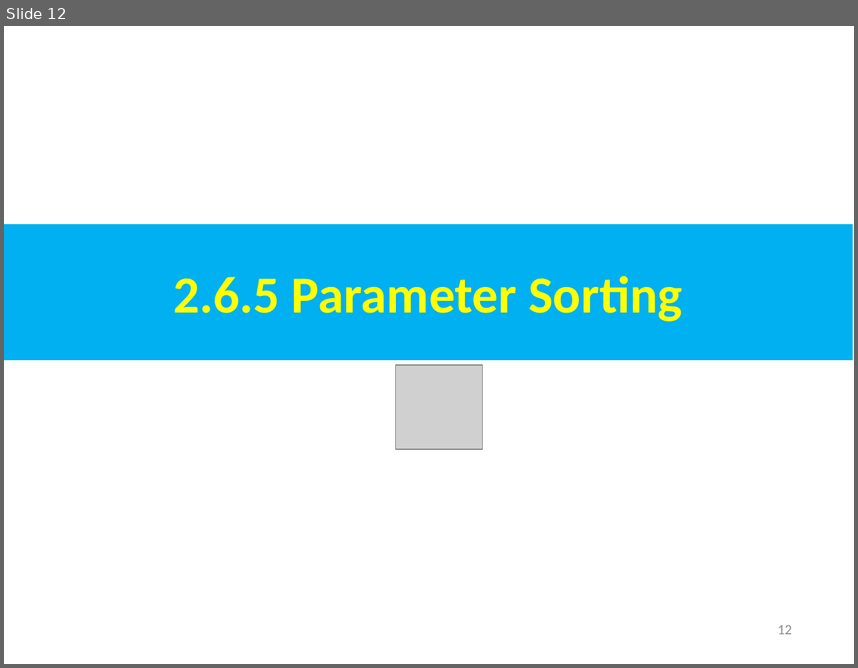
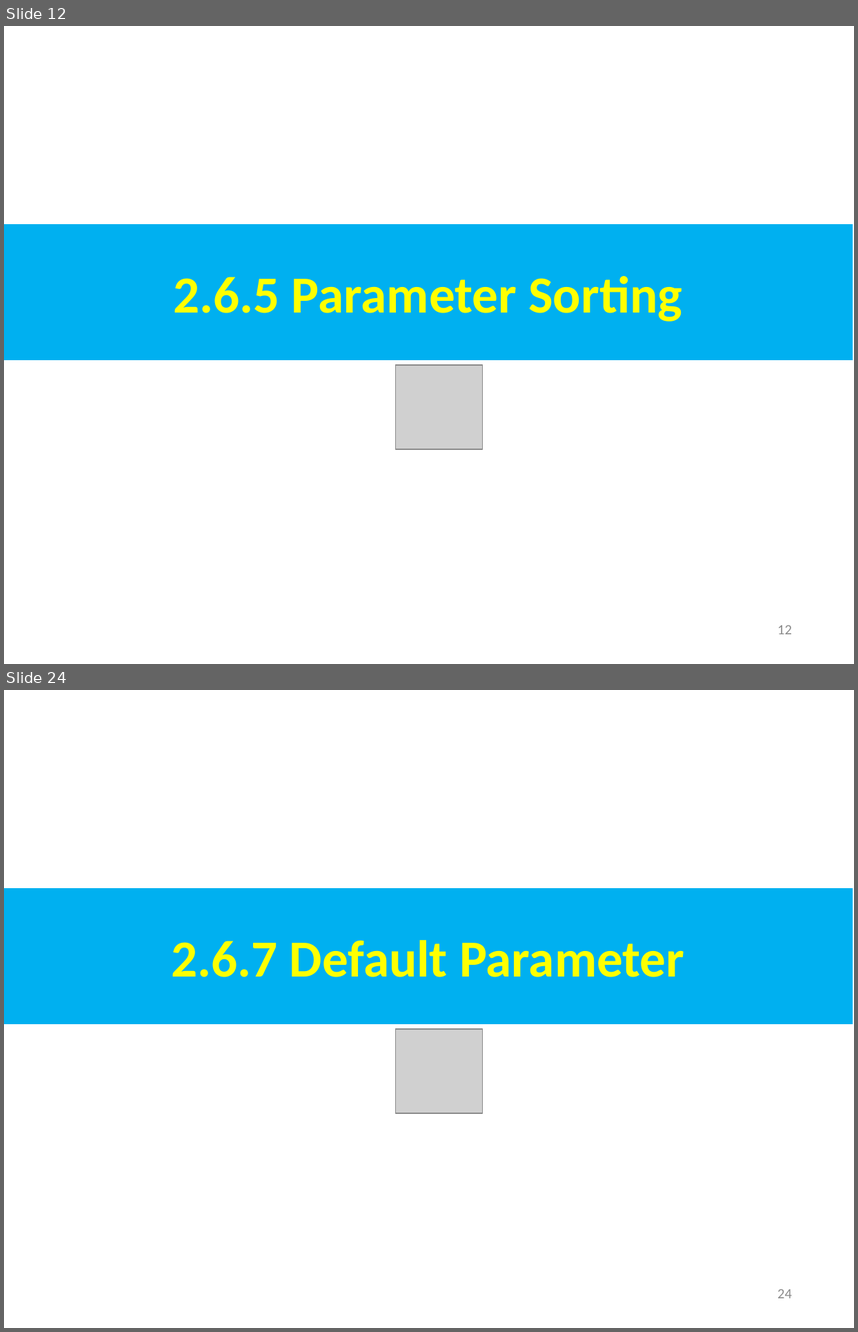
Before and after one commit to peterhchen/AIU_CS800_Chisel, a slide deck: 300_UCB_BC/003.1_Parameter/000_Video/003.1_Parameter.ppt. Shown one above the other, each under a label of ours: slide 12 before the commit, slides 12 and 24 after it; the slides between them are not shown. The pictures are 858x668 and 858x1332 pixels, drawn with LibreOffice and Linux fonts; fonts in the diff are those of the drawing; grey boxes stand for pictures. Boxes give left, top, right and bottom in pixels: in the first picture for what was removed or moved away, otherwise in the second. Text is boxed around its words. In the diff, an @@ line names an element or a change of style, - is before the commit and + after.

```diff
--- a/300_UCB_BC/003.1_Parameter/000_Video/003.1_Parameter.ppt
+++ b/300_UCB_BC/003.1_Parameter/000_Video/003.1_Parameter.ppt
@@ slide 24 added at [4,690,854,1328], background #FFFFFF @@
@@ rectangle added at [4,888,853,1024], fill #00B0F0, 44 pt, text #FFFF00, bold @@
+2.6.7 Default Parameter
@@ picture added at [396,1029,483,1114] @@
@@ page number added at [777,1289,792,1298], 12 pt, text #8B8B8B @@
+24
```
Also in this commit, not shown: 2 slides changed, 37 other slides added.
